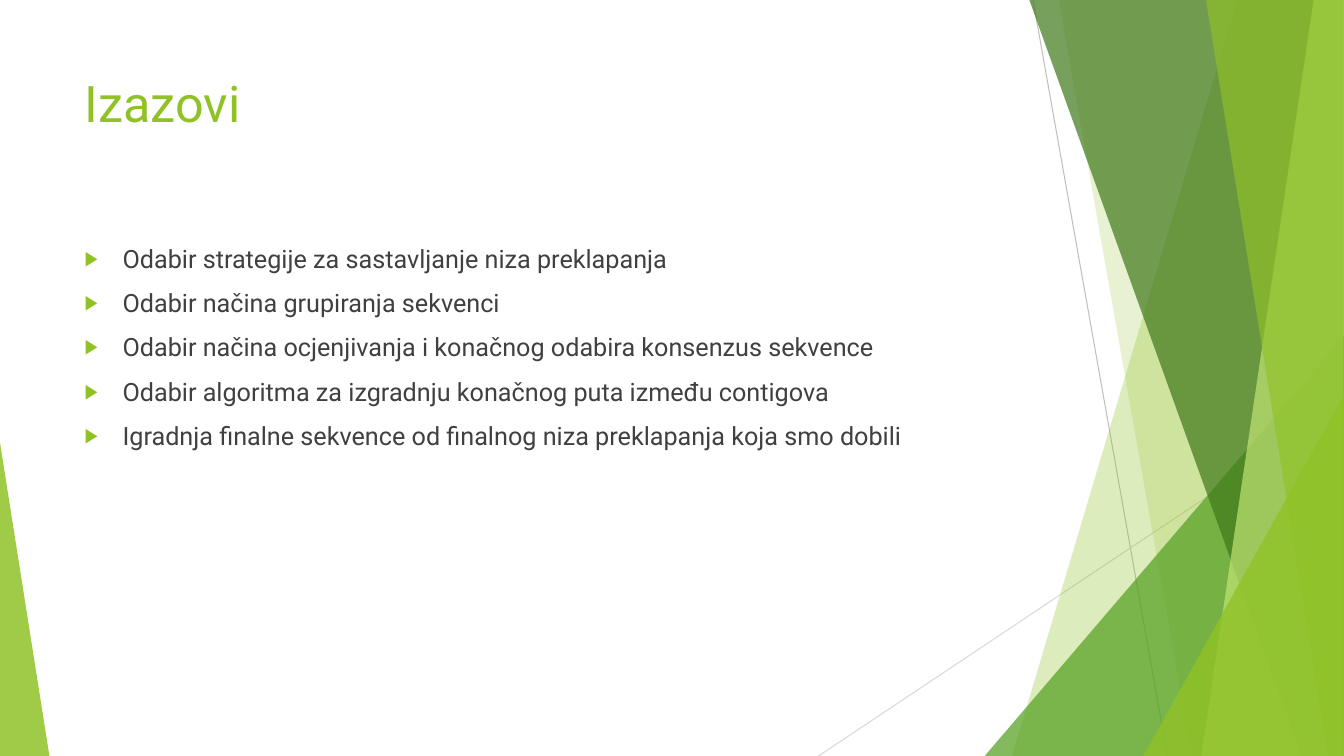
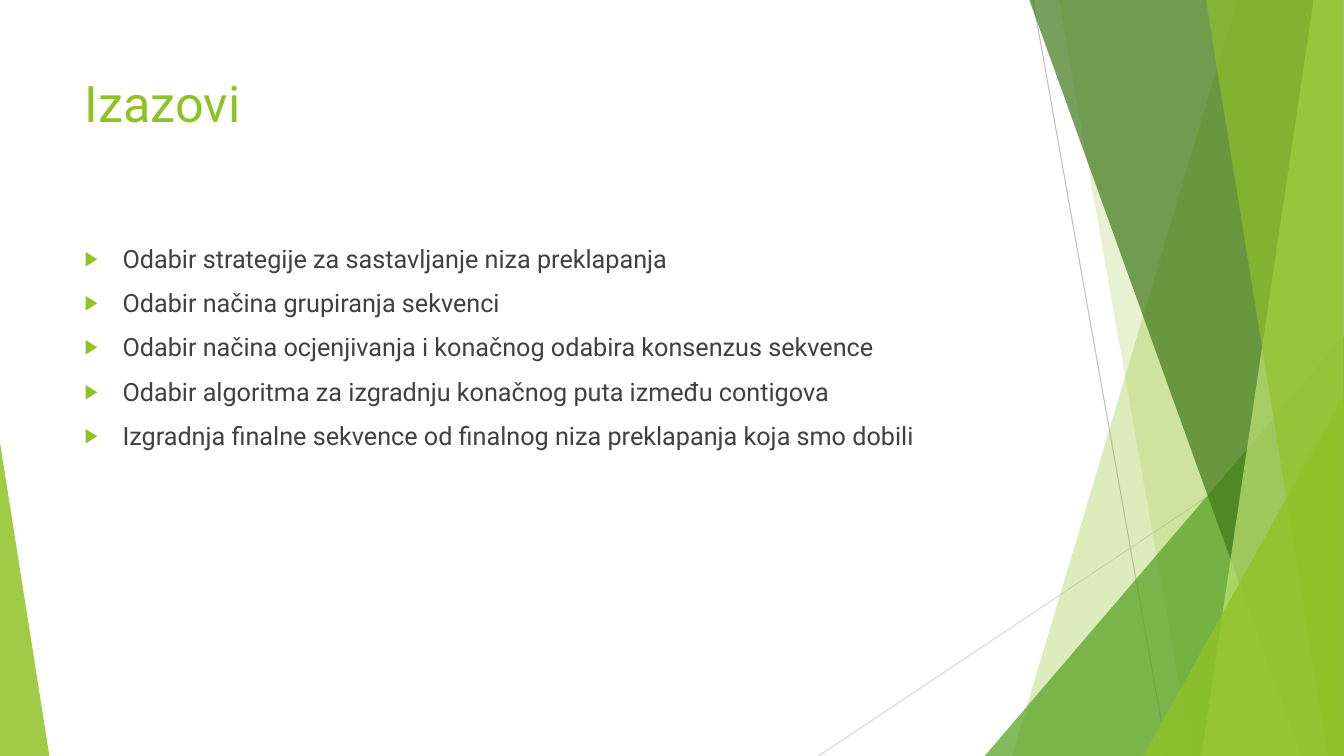
Before and after one commit to doivosevic/HERAsharp, a slide deck: slide 10 of docs/Poboljšanje djelomično sastavljenog genoma dugim očitanjima.pptx (slide 8 before the commit). Drawn at 1344x756 pixels with LibreOffice and Linux fonts; fonts in the diff are those of the drawing. Boxes give left, top, right and bottom in pixels: in the first picture for what was removed or moved away, otherwise in the second. Text is boxed around its words. In the diff, an @@ line names an element or a change of style, - is before the commit and + after.

```diff
--- a/docs/Poboljšanje djelomično sastavljenog genoma dugim očitanjima.pptx
+++ b/docs/Poboljšanje djelomično sastavljenog genoma dugim očitanjima.pptx
@@ text at [123,426,913,451]: text changed @@
-▶ Igradnja finalne sekvence od finalnog niza preklapanja koja smo dobili
+▶ Izgradnja finalne sekvence od finalnog niza preklapanja koja smo dobili
```
Also in this commit, not shown: 1 other slide changed, 2 slides added.
